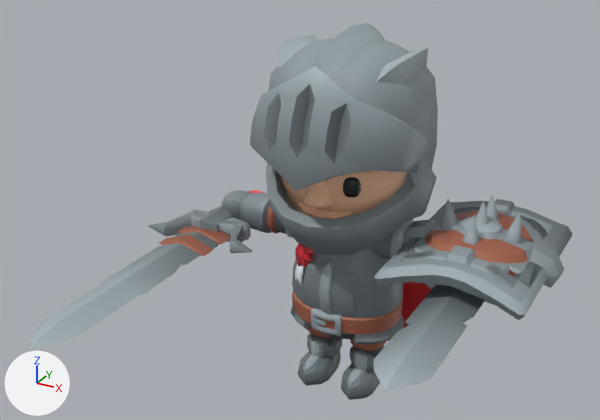
The glTF model brawl/models/Knight.glb, before and after one commit.
The view is the same before and after, from a 50 mm camera at (2.12, -4.53, 3.45) aimed at (-0.02, -0.63, 1.5). Lighting does not change. The marker at lower left points along +X, +Y and +Z. The older version comes first. Where no turn or scale is listed for an object, it has been applied to the vertices. Vertices at exactly the same position are counted once.

Objects in the first picture: '1H_Sword', '1H_Sword_Offhand', '2H_Sword', 'Badge_Shield', 'Knight_ArmLeft', 'Knight_Body', 'Knight_Cape', 'Knight_Head', 'Knight_Helmet', 'Knight_LegLeft', 'Rectangle_Shield', 'Round_Shield', 'Spike_Shield' and 2 more.
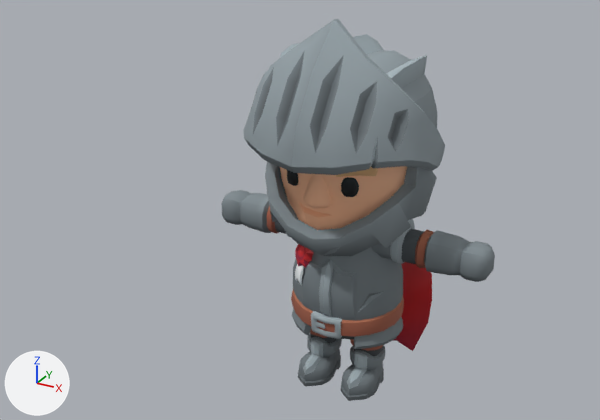
Where the newer file only moved an object's origin or applied its transform, the numbers keep the older frame.

Pixel boxes (x1, y1, x2, y2) of what changed, in the pictures (600 x 420 px):
'Knight_Helmet', reshaped, moved (8% narrower)
    before: (250, 23, 438, 255)
    after: (265, 34, 438, 256)
'Knight_HelmetVisor', added
    after: (243, 19, 445, 175)
'1H_Sword_Offhand', deleted
    before: (373, 284, 494, 391)
'Rectangle_Shield', deleted
    before: (374, 201, 573, 320)
'2H_Sword', deleted
    before: (28, 190, 267, 350)
'Spike_Shield', deleted
    before: (395, 194, 564, 302)
'Round_Shield', deleted
    before: (415, 210, 543, 273)
'1H_Sword', deleted
    before: (102, 209, 251, 295)
'Badge_Shield', deleted (mostly hidden)
    before: (395, 214, 543, 295)
'Knight_ArmLeft', unchanged, uncovered by the edit
    before: (370, 219, 414, 259)
    after: (371, 219, 495, 282)
'Knight_Cape', unchanged, uncovered by the edit
    before: (387, 282, 432, 341)
    after: (392, 262, 432, 351)

The change, as a list of edits to the scene's bpy script:
```text
Add mat_knight:
    mat_knight = principled_material('knight')
    mat_knight.texture = img_knight_texture
    mat_knight.roughness = 0.85
Change me_cube_124:
    used by ob_knight_helmet; location = (0.0, 0.0, 1.216)
    remove me_cube_124.from_pydata(...)  # 253 vertices, 480 faces; spans x -0.569..0.569, y -0.711..0.542, z -0.105..1.251
    remove me_cube_124.materials.append(mat_knight_texture)  # picture img_knight_texture
    add me_cube_124.from_pydata(...)  # 223 vertices, 418 faces; spans x -0.569..0.569, y -0.598..0.542, z 1.098..2.398
    me_cube_124 part 1: 253 vertices removed from x -0.569..0.569, y -0.711..0.542, z -0.105..1.251; 223 vertices added at x -0.569..0.569, y -0.598..0.542, z 1.098..2.398
    add me_cube_124.materials.append(mat_knight)  # picture img_knight_texture
Add me_knight_helmetvisor:
    me_knight_helmetvisor.from_pydata(...)  # 216 vertices, 428 faces; spans x -0.609..0.609, y -0.766..0.085, z 1.652..2.543
    me_knight_helmetvisor.materials.append(mat_knight)  # picture img_knight_texture
Remove ob_1h_sword_offhand:
    ob_1h_sword_offhand = bpy.data.objects.new('1H_Sword_Offhand', me_cube_003)
    ob_1h_sword_offhand.location = (0.883, -0.017, 1.049)
    ob_1h_sword_offhand.rotation_euler = (-1.571, 0.0, -3.142)  # degrees (-90, 0, -180)
Remove ob_badge_shield:
    ob_badge_shield = bpy.data.objects.new('Badge_Shield', me_cylinder_280)
    ob_badge_shield.location = (0.883, -0.017, 1.205)
Remove ob_rectangle_shield:
    ob_rectangle_shield = bpy.data.objects.new('Rectangle_Shield', me_cylinder_005)
    ob_rectangle_shield.location = (0.883, -0.017, 1.205)
Remove ob_round_shield:
    ob_round_shield = bpy.data.objects.new('Round_Shield', me_cylinder_010)
    ob_round_shield.location = (0.883, -0.017, 1.205)
Remove ob_spike_shield:
    ob_spike_shield = bpy.data.objects.new('Spike_Shield', me_cylinder_022)
    ob_spike_shield.location = (0.883, -0.017, 1.205)
Remove ob_1h_sword:
    ob_1h_sword = bpy.data.objects.new('1H_Sword', me_cube_003)
    ob_1h_sword.location = (-0.883, -0.033, 1.049)
    ob_1h_sword.rotation_euler = (1.571, 0.0, 0.0)  # degrees (90, 0, 0)
Remove ob_2h_sword:
    ob_2h_sword = bpy.data.objects.new('2H_Sword', me_cube_12993)
    ob_2h_sword.location = (-0.883, -0.033, 1.049)
Change ob_knight_helmet:
    ob_knight_helmet.location: (0.0, 0.0, 1.216) -> (0.0, 0.0, 0.0)
Add ob_knight_helmetvisor:
    ob_knight_helmetvisor = bpy.data.objects.new('Knight_HelmetVisor', me_knight_helmetvisor)
    ob_knight_helmetvisor.location = (0.0, 0.0, 0.0)
```
